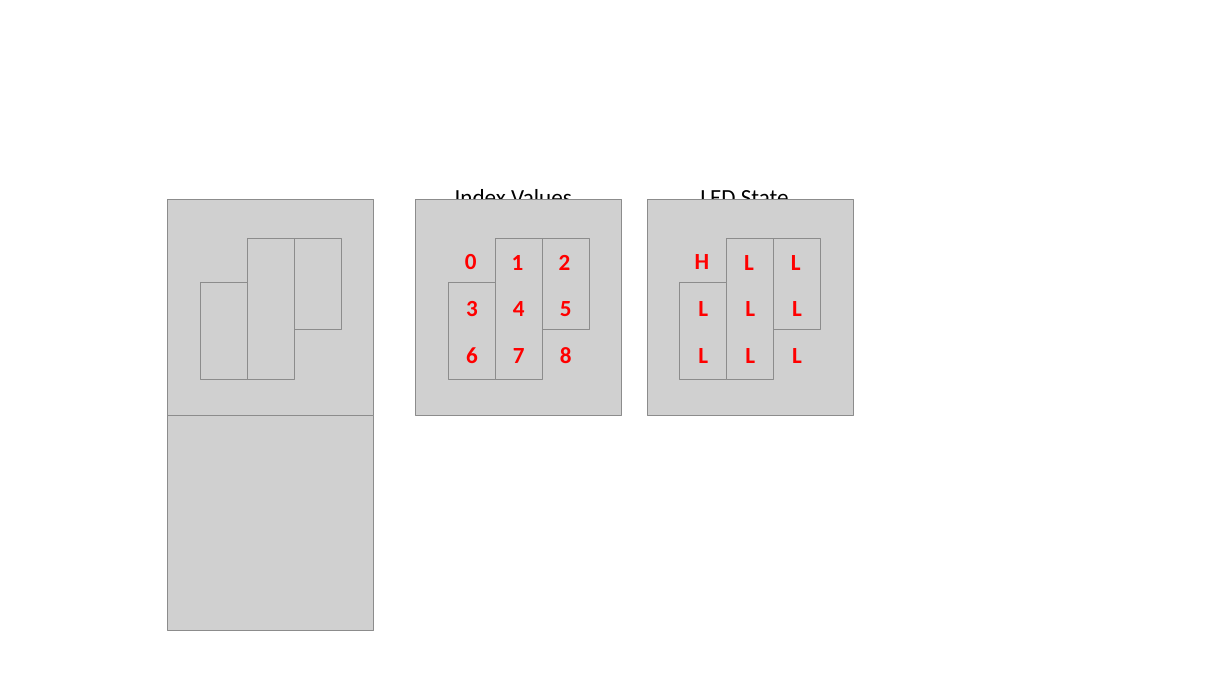
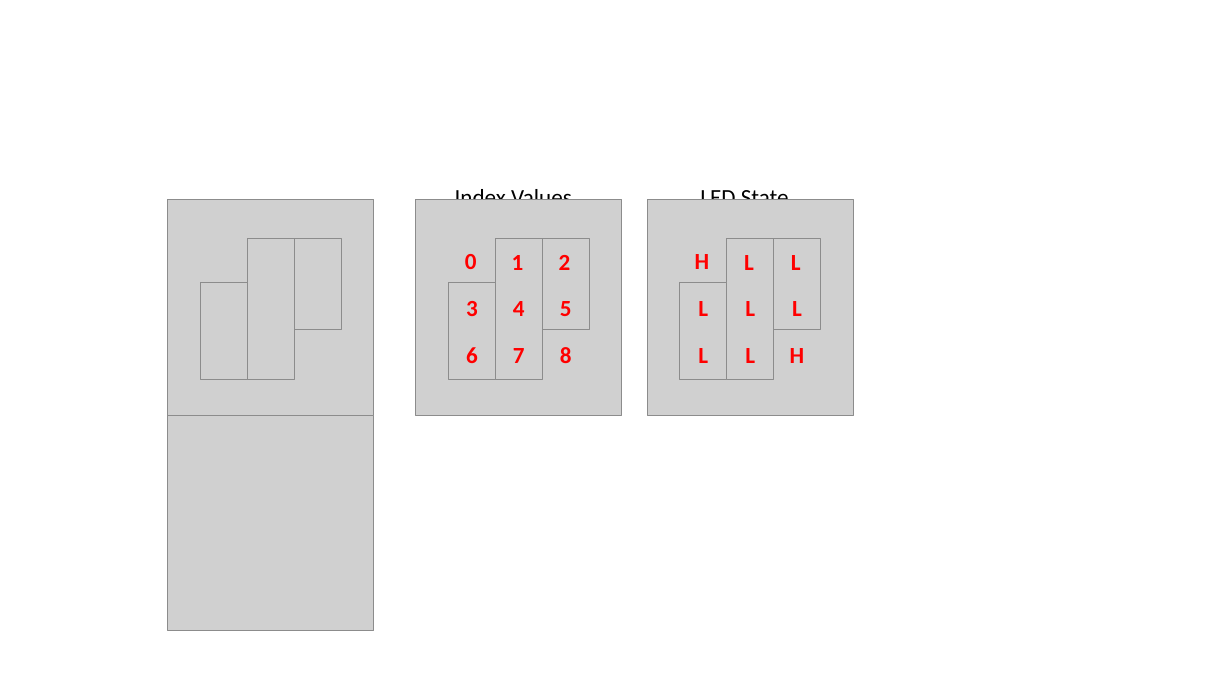
Before and after one commit to reparke/gh-syllabus, a slide deck: slide 2 of _assignments/a04_dice/die graphics.pptx. Drawn at 1232x693 pixels with LibreOffice and Linux fonts; fonts in the diff are those of the drawing; grey boxes stand for pictures. Boxes give left, top, right and bottom in pixels: in the first picture for what was removed or moved away, otherwise in the second. Text is boxed around its words. In the diff, an @@ line names an element or a change of style, - is before the commit and + after.

```diff
--- a/_assignments/a04_dice/die graphics.pptx
+++ b/_assignments/a04_dice/die graphics.pptx
@@ text at [790,348,805,363]: text changed @@
-L
+H
```
Also in this commit, not shown: 5 other files.
